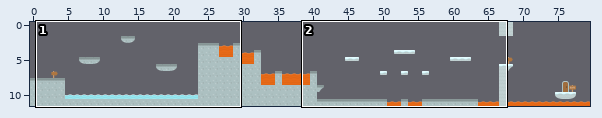
Tiled map -- platformer/Game/maps/map2.tmx. The first picture is a wide view before the edit; the outline marks the close-up.
Close-up. Before the commit:
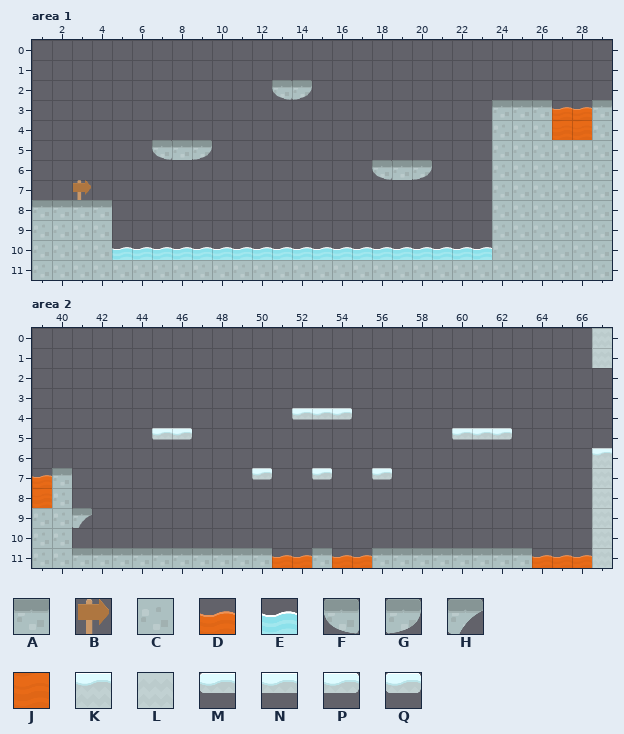
Cells are 35x35 px. Shown: area 1 x 1..29, y 0..11; area 2 x 39..67, y 0..11.
Key: from "tileset": A 1, B 13, C 15, D 23, E 24, F 31, G 32, H 34, J 37, K 50, L 64, M 66, N 67, P 68, Q 79.
_ is an empty cell.
Layer "Tile Layer 1" before, area 1, first column x 1:
 0 _____________________________
 1 _____________________________
 2 ____________FG_______________
 3 _______________________AAADDA
 4 _______________________CCCJJC
 5 ______FAG______________CCCCCC
 6 _________________FAG___CCCCCC
 7 __B____________________CCCCCC
 8 AAAA___________________CCCCCC
 9 CCCC___________________CCCCCC
10 CCCCEEEEEEEEEEEEEEEEEEECCCCCC
11 CCCCCCCCCCCCCCCCCCCCCCCCCCCCC
Layer "Tile Layer 1" before, area 2, first column x 39:
 0 ____________________________L
 1 ____________________________L
 2 _____________________________
 3 _____________________________
 4 _____________MNP_____________
 5 ______MP_____________MNP_____
 6 ____________________________K
 7 DA_________Q__Q__Q__________L
 8 JC__________________________L
 9 CCH_________________________L
10 CC__________________________L
11 CCAAAAAAAAAADDADDAAAAAAAADDDL
After:
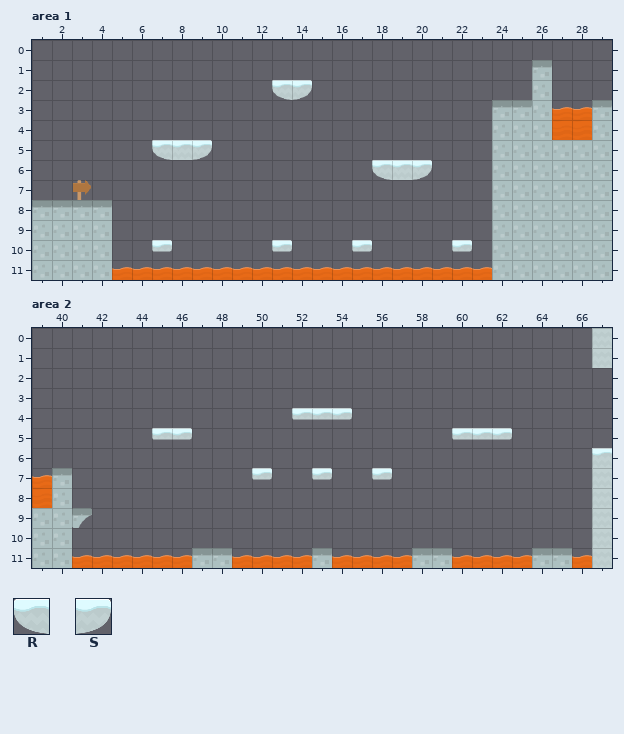
Further tiles: from "tileset": R 80, S 81.
Change:
Changed rows in their new state; . is an unchanged cell.
Layer "Tile Layer 1", area 1:
first column x 7:
 1 ...................A
 2 ......RS...........C
 3 ...................C
 5 RKS.................
 6 ...........RKS......
first column x 5:
10 __Q_____Q___Q____Q_
11 DDDDDDDDDDDDDDDDDDD
Layer "Tile Layer 1", area 2:
first column x 41:
11 DDDDDD..DD.....DD..DDDDAA
